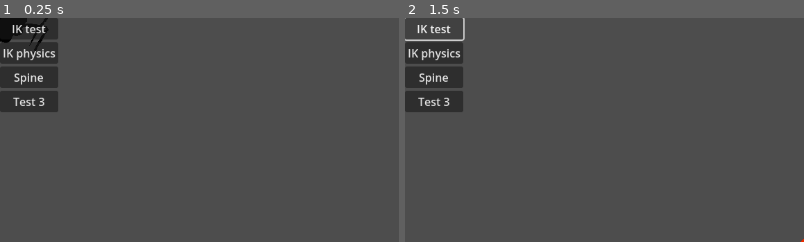
Above: before the commit, frames 1-2 (left to right).
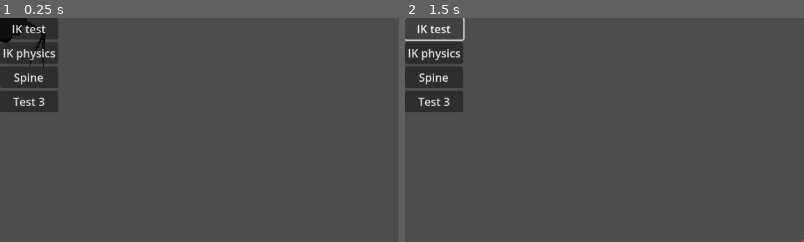
Above: after the commit, the same moments.

Repository: p4triko/CG-2025-Project-Procedural-Animation
Game: Godot game, scene res://objects/Player/player.tscn
Two runs of this game, one before a commit and one after it. Both use one fixed random seed, a clock stepped at 60 frames per second and the inputs below. This scene is started directly instead of the project's main scene.
Inputs:
- Up to frame 1 (0.25 s): no input
- Up to frame 2 (1.5 s): click "IK test" at 0.5 s; click "IK test" at 1.25 s
The pictures show only the part of the screen within x 0-50%, y 0-50%; the shares and areas given below are measured in that part.

The runs differ from the first frame. In frame 1, 0.1% of the frame differs, in the area x 5-13%, y 0-22%; in frame 2, nothing differs.

Commit message:
Debug simulation bool

Diff:
--- a/objects/Node Simulation/sim_node.gd
+++ b/objects/Node Simulation/sim_node.gd
@@ -56,12 +56,17 @@
 # Returns joint that has variables for constraints between some two neighbour joints
 func chain_update():
 	# Updatig some variables
-	top_level = !is_anchored || is_top_level
+	if Engine.is_editor_hint() && !sim_root.simulate_in_debug:
+		top_level = false
+	else:
+		top_level = !is_anchored || is_top_level
+
 	if wanted_position != null:
 		global_position = wanted_position
 		wanted_position = null
 	run_for_every_child("chain_update")
-	if is_anchored:
+
+	if is_anchored && !(Engine.is_editor_hint() && !sim_root.simulate_in_debug):
 		run_for_every_neighbour(null, "constraint_wave", [[self]])
 
 func constraint_wave(history: Array):
@@ -120,7 +125,7 @@
 func interpolate_visuals():
 	run_for_every_child("interpolate_visuals")
 	# Linear interpolation for visuals
-	if sim_root.enable_interpolation:
+	if sim_root.enable_physics_interpolation:
 		visual_position = lerp(prev_global_position, global_position, Engine.get_physics_interpolation_fraction())
 	else:
 		visual_position = global_position
--- a/objects/Node Simulation/sim_root.gd
+++ b/objects/Node Simulation/sim_root.gd
@@ -1,23 +1,24 @@
 @tool @icon("res://assets/images/SimRoot_icon.png")
 class_name SimRoot extends SimAbstract
 
+# Exports
 @export_group("Debug")
 @export_enum("All", "Debug", "None") var draw_debug_bones: int = 0
 @export_enum("All", "Debug", "None") var draw_distance_constraint: int = 0
+@export var simulate_in_debug: bool = false
 
-@export var enable_interpolation: bool = true
+@export var enable_physics_interpolation: bool = true
 
+# Variables
 var sim_root: SimRoot
 var sim_nodes: Array[SimNode]
 
 ## Event setup # Maybe change to ready?
 func _enter_tree() -> void:
 	sim_root = self
-	top_level = true
 
 func _ready() -> void:
 	run_for_every_child("update_sim_root", [self])
-	top_level = true
 
 func _physics_process(_delta: float) -> void:
 	run_for_every_child("save_prev_position")
@@ -31,7 +32,6 @@
 	queue_redraw()
 
 func _draw() -> void:
-	transform = Transform2D()
 	# Bone texture
 	for sim_node in sim_nodes:
 		if !sim_node.bone_texture: continue
@@ -49,7 +49,7 @@
 			y_axis * sim_node.bone_texture_y_scale,
 			parent_pos - y_axis/2*sim_node.bone_texture_y_scale*tex.get_size().y
 		)
-		draw_set_transform_matrix(image_transform)
+		draw_set_transform_matrix(global_transform.affine_inverse() * image_transform)
 		draw_texture(tex, Vector2.ZERO, modulate)
 
 	# Joint texture
@@ -71,5 +71,5 @@
 			y_axis/tex.get_size().y * sim_node.joint_texture_scale,
 			self_pos - (x_axis + y_axis)*sim_node.joint_texture_scale/2
 		)
-		draw_set_transform_matrix(image_transform)
+		draw_set_transform_matrix(global_transform.affine_inverse() * image_transform)
 		draw_texture(tex, Vector2.ZERO, modulate)
--- a/objects/Player/player.tscn
+++ b/objects/Player/player.tscn
@@ -21,23 +21,21 @@
 texture = ExtResource("2_76bfe")
 
 [node name="SimRoot" type="Node2D" parent="."]
-top_level = true
 script = ExtResource("3_8e3mr")
 draw_debug_bones = 2
 draw_distance_constraint = 2
 metadata/_custom_type_script = "uid://ckdrfipawwquh"
 
 [node name="LegRightNear1" type="Node2D" parent="SimRoot"]
-top_level = true
-position = Vector2(20, 10)
+position = Vector2(20, 0)
 script = ExtResource("4_sp50d")
 is_anchored = true
+is_top_level = false
 distance_range = Vector2(49, 49)
 metadata/_custom_type_script = "uid://dftxhty2hpwup"
 
 [node name="LegRightNear2" type="Node2D" parent="SimRoot/LegRightNear1"]
-top_level = true
-position = Vector2(68.78189, 14.618142)
+position = Vector2(62.655254, 24.114916)
 script = ExtResource("4_sp50d")
 distance_range = Vector2(49, 49)
 allowed_angle_polarity = 1
@@ -45,8 +43,7 @@
 metadata/_custom_type_script = "uid://dftxhty2hpwup"
 
 [node name="LegRightNear3" type="Node2D" parent="SimRoot/LegRightNear1/LegRightNear2"]
-top_level = true
-position = Vector2(46, 58)
+position = Vector2(43, 69)
 script = ExtResource("4_sp50d")
 is_anchored = true
 distance_range = Vector2(49, 49)
@@ -54,16 +51,15 @@
 metadata/_custom_type_script = "uid://dftxhty2hpwup"
 
 [node name="LegRightFar1" type="Node2D" parent="SimRoot"]
-top_level = true
-position = Vector2(-20, -10)
+position = Vector2(-20, 0)
 script = ExtResource("4_sp50d")
 is_anchored = true
+is_top_level = false
 distance_range = Vector2(49, 49)
 metadata/_custom_type_script = "uid://dftxhty2hpwup"
 
 [node name="LegRightFar2" type="Node2D" parent="SimRoot/LegRightFar1"]
-top_level = true
-position = Vector2(-68.478386, -17.13065)
+position = Vector2(-64.11839, 21.320576)
 script = ExtResource("4_sp50d")
 distance_range = Vector2(49, 49)
 allowed_angle_polarity = 2
@@ -71,8 +67,7 @@
 metadata/_custom_type_script = "uid://dftxhty2hpwup"
 
 [node name="LegRightFar3" type="Node2D" parent="SimRoot/LegRightFar1/LegRightFar2"]
-top_level = true
-position = Vector2(-85, 29)
+position = Vector2(-44, 66)
 script = ExtResource("4_sp50d")
 is_anchored = true
 distance_range = Vector2(49, 49)
@@ -80,16 +75,15 @@
 metadata/_custom_type_script = "uid://dftxhty2hpwup"
 
 [node name="LegLeftFar1" type="Node2D" parent="SimRoot"]
-top_level = true
-position = Vector2(20, -10)
+position = Vector2(20, 0)
 script = ExtResource("4_sp50d")
 is_anchored = true
+is_top_level = false
 distance_range = Vector2(49, 49)
 metadata/_custom_type_script = "uid://dftxhty2hpwup"
 
 [node name="LegLeftFar2" type="Node2D" parent="SimRoot/LegLeftFar1"]
-top_level = true
-position = Vector2(68.3331, -1.9432249)
+position = Vector2(64.264145, 21.016308)
 script = ExtResource("4_sp50d")
 distance_range = Vector2(49, 49)
 allowed_angle_polarity = 1
@@ -97,8 +91,7 @@
 metadata/_custom_type_script = "uid://dftxhty2hpwup"
 
 [node name="LegLeftFar3" type="Node2D" parent="SimRoot/LegLeftFar1/LegLeftFar2"]
-top_level = true
-position = Vector2(43, 40)
+position = Vector2(63, 70)
 script = ExtResource("4_sp50d")
 is_anchored = true
 distance_range = Vector2(49, 49)
@@ -106,16 +99,15 @@
 metadata/_custom_type_script = "uid://dftxhty2hpwup"
 
 [node name="LegLeftNear1" type="Node2D" parent="SimRoot"]
-top_level = true
-position = Vector2(-20, 10)
+position = Vector2(-20, 0)
 script = ExtResource("4_sp50d")
 is_anchored = true
+is_top_level = false
 distance_range = Vector2(49, 49)
 metadata/_custom_type_script = "uid://dftxhty2hpwup"
 
 [node name="LegLeftNear2" type="Node2D" parent="SimRoot/LegLeftNear1"]
-top_level = true
-position = Vector2(-68.9892, 11.029006)
+position = Vector2(-65.0939, 19.171326)
 script = ExtResource("4_sp50d")
 distance_range = Vector2(49, 49)
 allowed_angle_polarity = 2
@@ -123,8 +115,7 @@
 metadata/_custom_type_script = "uid://dftxhty2hpwup"
 
 [node name="LegLeftNear3" type="Node2D" parent="SimRoot/LegLeftNear1/LegLeftNear2"]
-top_level = true
-position = Vector2(-59, 59)
+position = Vector2(-61, 68)
 script = ExtResource("4_sp50d")
 is_anchored = true
 distance_range = Vector2(49, 49)
